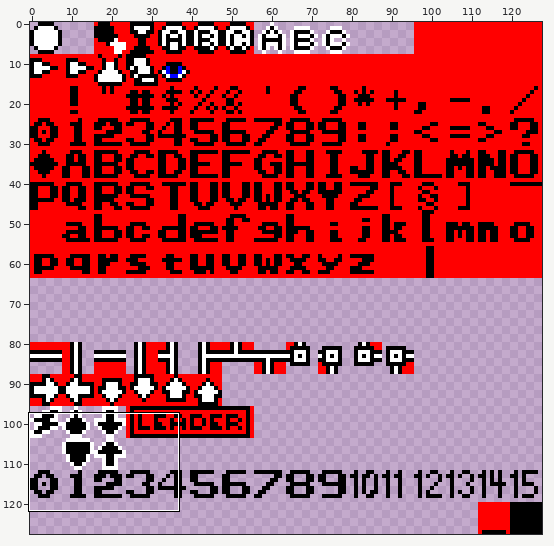
Sprite sheet: resources/sprites/charset.png. The first picture is a wide view before the edit; the outline marks the close-up.
Close-up. Before the commit:
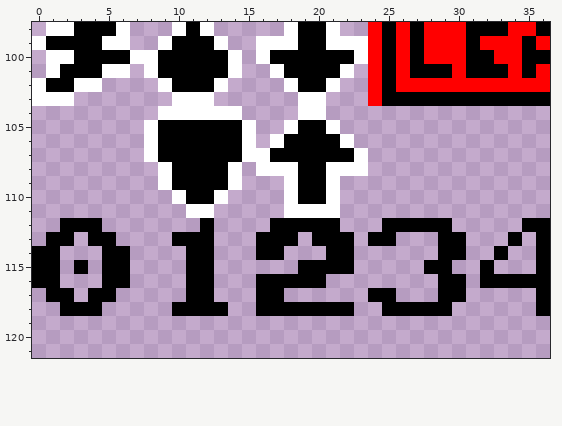
The file is 128x128 pixels. Shown: x 0..36, y 98..121.
The same view after the edit:
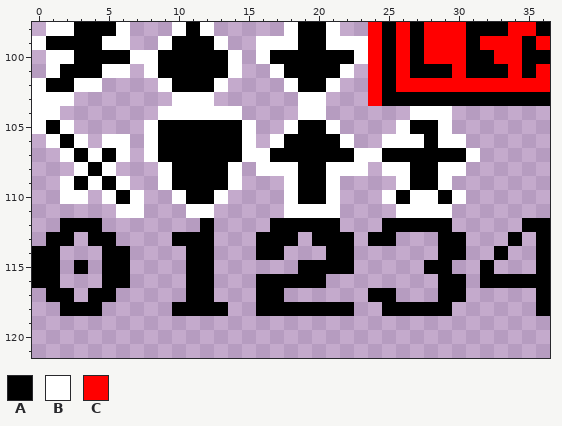
Palette (. is transparent): A #000000  B #ffffff  C #ff0000
Log entry: Some better icons on conditions
Change:
y 104: x 0..1 .. -> BB; x 27..29 ... -> BBB
y 105: x 0..2 ... -> BAB; x 26..29 .... -> BAAB
y 106: x 1..3 ... -> BAB; x 5..6 .. -> BB; x 25..30 ...... -> BBBABB
y 107: x 2..6 ..... -> BABAB; x 24..31 ........ -> BAAAAAAB
y 108: x 3..5 ... -> BAB; x 25..30 ...... -> BBAABB
y 109: x 2..6 ..... -> BABAB; x 26..29 .... -> BAAB
y 110: x 2..3 .. -> BB; x 5..7 ... -> BAB; x 25..30 ...... -> BABBAB
y 111: x 6..7 .. -> BB; x 26..29 .... -> BBBB
Boxes around the changes in both close-ups, in picture pixels (x1, y1, x2, y2):
added: (32, 106, 144, 218)
added: (368, 106, 480, 218)
